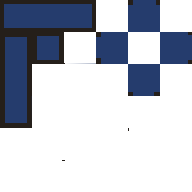
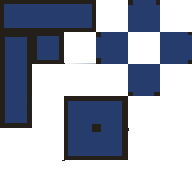
Before/after of a (192, 192) layered artwork. What changed in the layer stack:
painted on "Paint Layer 1" (1st of 6) over [64, 96, 128, 160]
